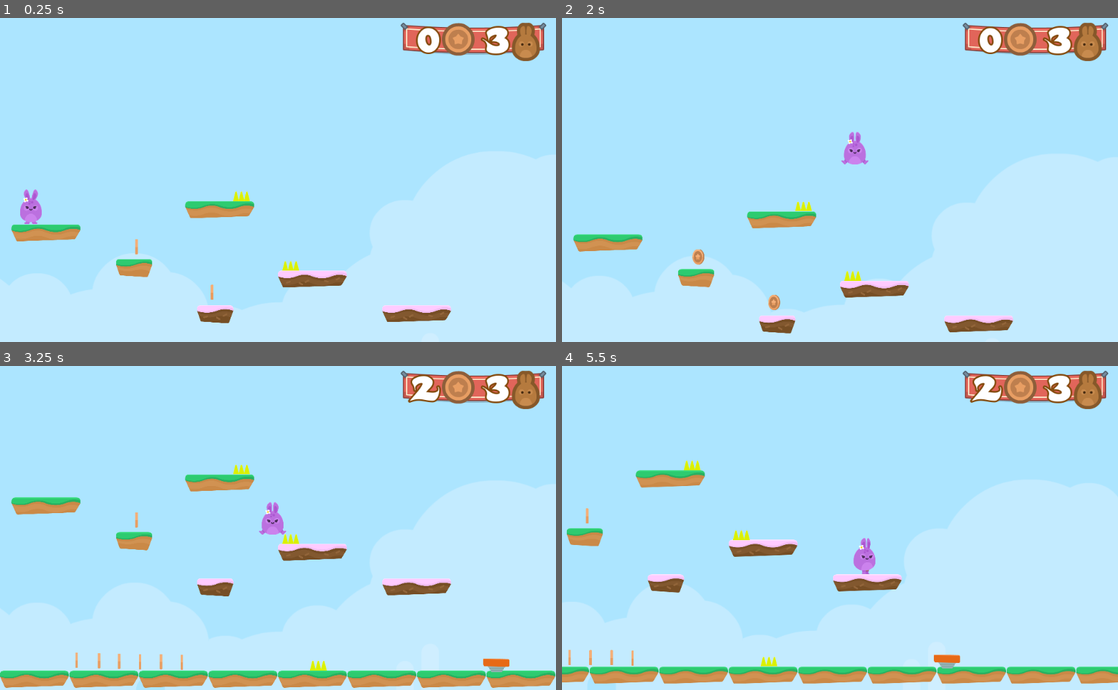
Above: before the commit, frames 1-4 (two rows, left to right).
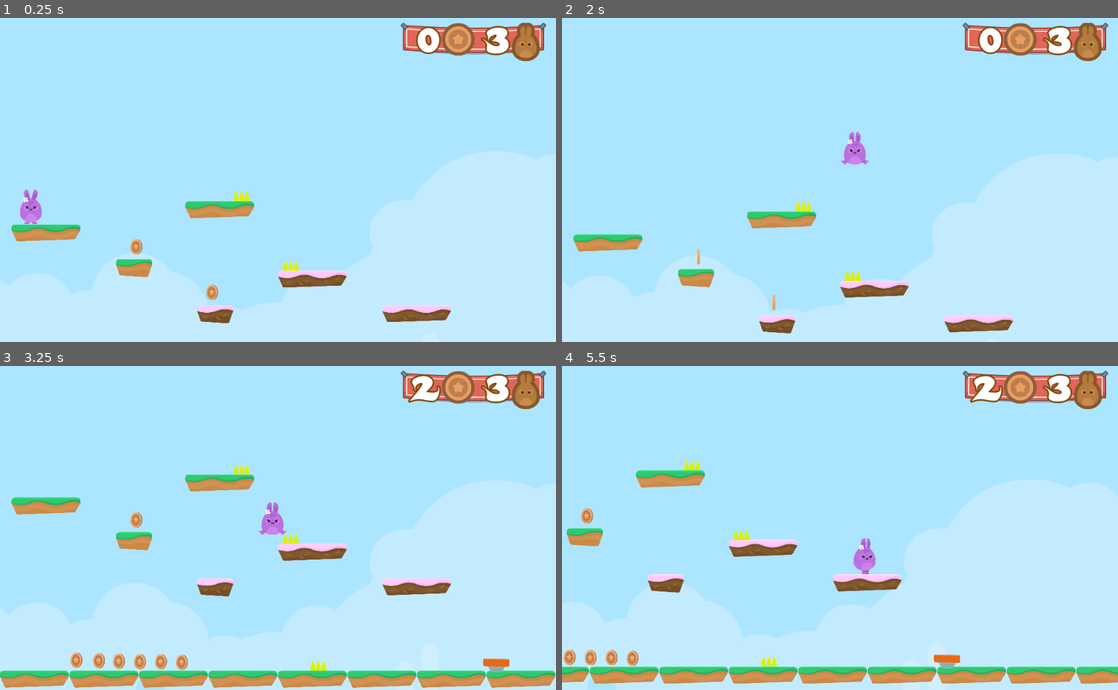
Above: after the commit, the same moments.

Repository: tyrone-serdan/godot-platformer
Game: Godot game, scene res://Scenes/Levels/testLevel.tscn
Same seed, same stepped clock (60 frames per second), same inputs: the game is played once before the commit and once after it.
Inputs:
- Up to frame 1 (0.25 s): no input
- Up to frame 2 (2 s): hold D (move_right) from 0.53 s (still down); tap Space (jump) at 0.77, 1.52 s
- Up to frame 3 (3.25 s): release D (move_right) at 2.03 s; hold A (move_left) 2.03-2.78 s; hold D (move_right) from 2.78 s (still down); tap Space (jump) at 3.02 s
- Up to frame 4 (5.5 s): tap Space (jump) at 3.77, 4.52 s; release D (move_right) at 4.28 s; hold A (move_left) 4.28-5.03 s; hold D (move_right) from 5.03 s (still down)

The runs differ from the first frame. In frame 1, 0.1% of the frame differs, in the area x 23-40%, y 68-87%; in frame 2, 0.1%; in frame 3, 0.5%, in the area x 12-34%, y 45-94%; in frame 4, 0.4%.

Commit message:
idk what this change does actually im just commiting it

Diff:
--- a/Scenes/Items/Coin/Coin.tscn
+++ b/Scenes/Items/Coin/Coin.tscn
@@ -71,7 +71,6 @@
 [node name="AnimatedSprite" type="AnimatedSprite" parent="."]
 frames = SubResource( 1 )
 animation = "spin"
-frame = 2
 playing = true
 
 [node name="Area2D" type="Area2D" parent="."]
